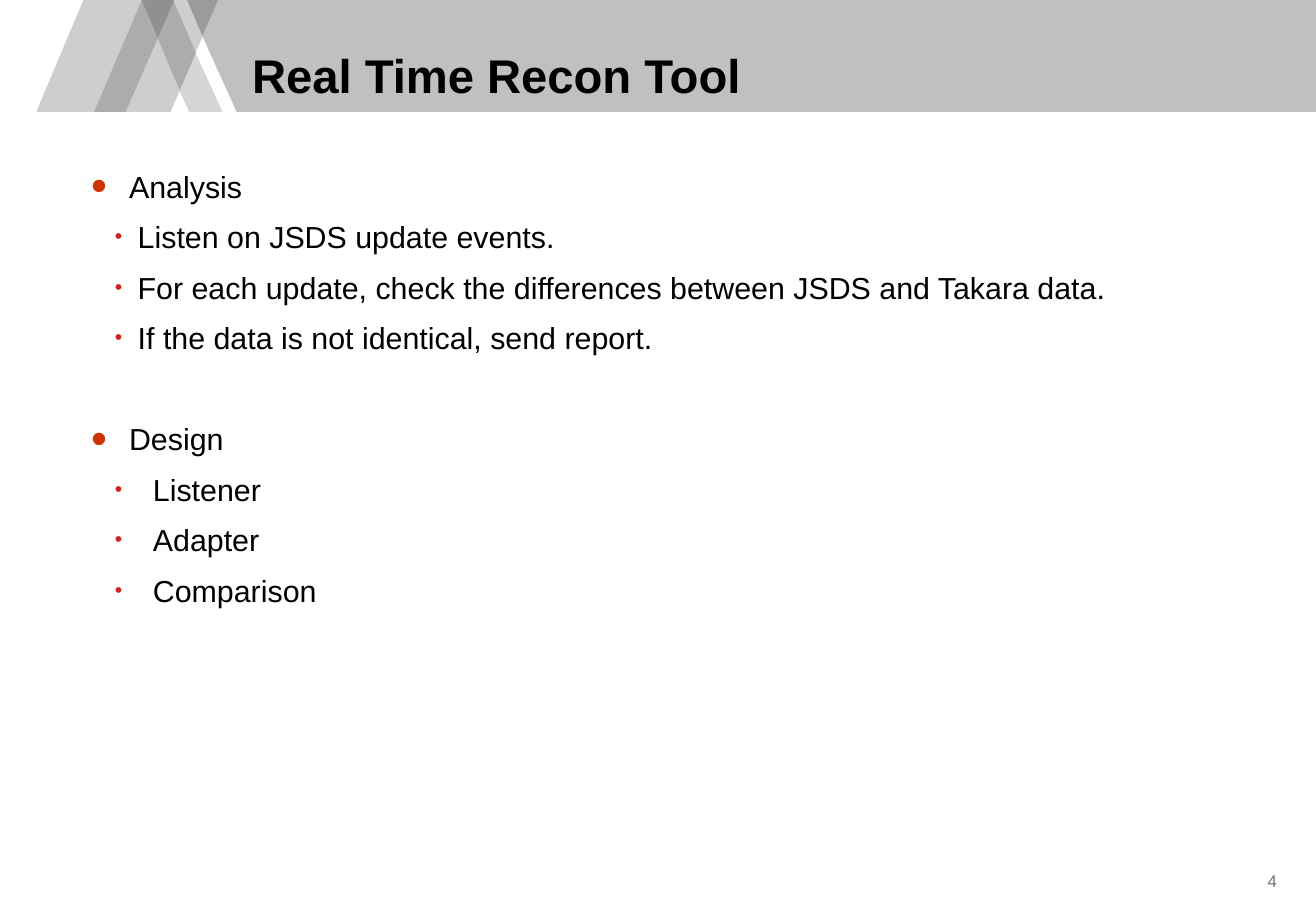
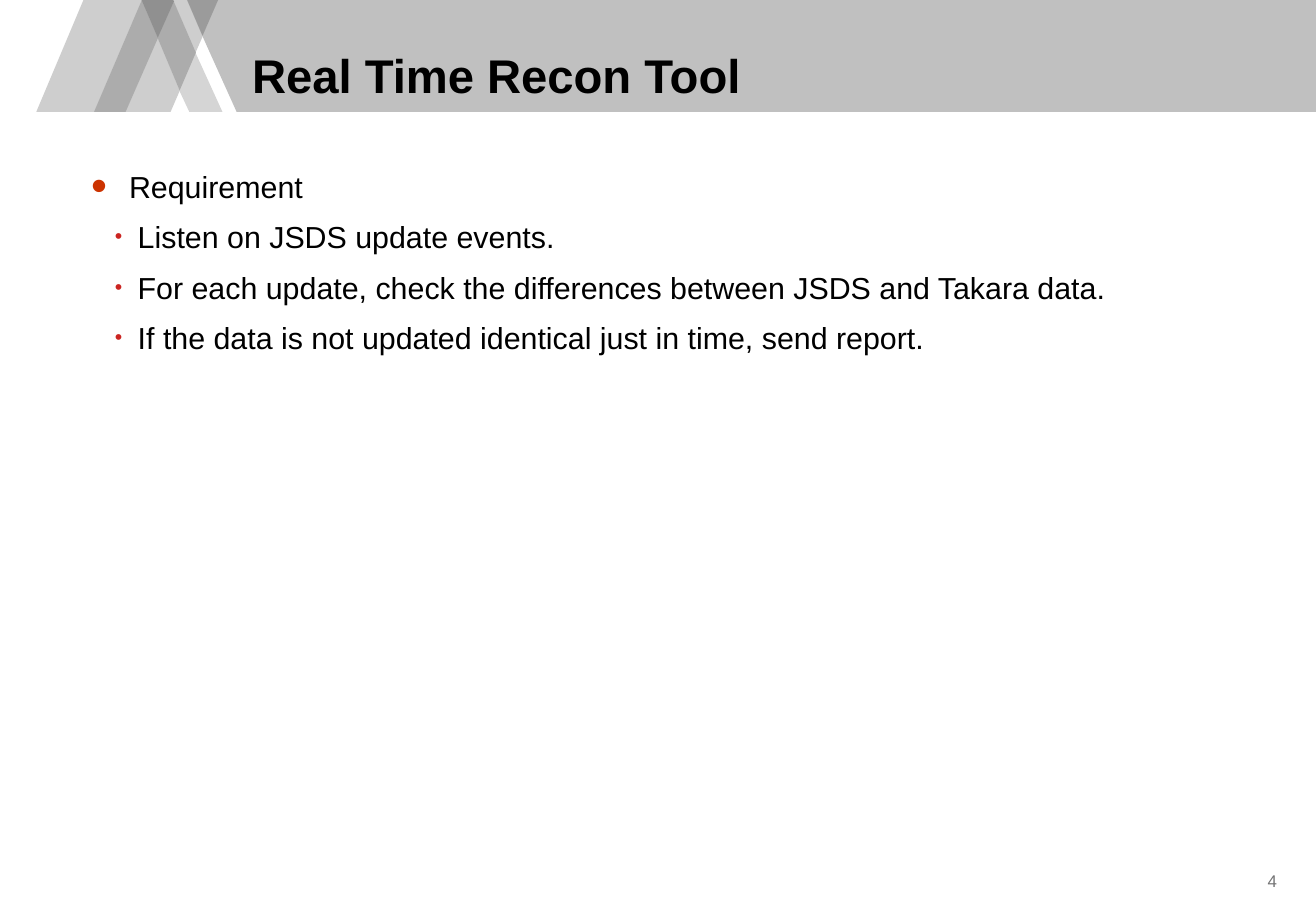
Before and after one commit to TongYuSamwise/sandboxWebAPI, a slide deck: slide 5 of Yu Tong - Presentation - Real Time Recon Tool.pptx. Drawn at 1316x911 pixels with LibreOffice and Linux fonts; fonts in the diff are those of the drawing; background and template pictures are left out. Boxes give left, top, right and bottom in pixels: in the first picture for what was removed or moved away, otherwise in the second. Text is boxed around its words. In the diff, an @@ line names an element or a change of style, - is before the commit and + after.

```diff
--- a/Yu Tong - Presentation - Real Time Recon Tool.pptx
+++ b/Yu Tong - Presentation - Real Time Recon Tool.pptx
@@ text at box(129, 176, 303, 204): text changed @@
-• Analysis
+• Requirement
@@ text at box(138, 327, 924, 355): text changed @@
-  • If the data is not identical, send report.
-• Design
-  • Listener
-  • Adapter
-  • Comparison
+  • If the data is not updated identical just in time, send report.
```
Also in this commit, not shown: 7 other slides changed, 3 slides added.
